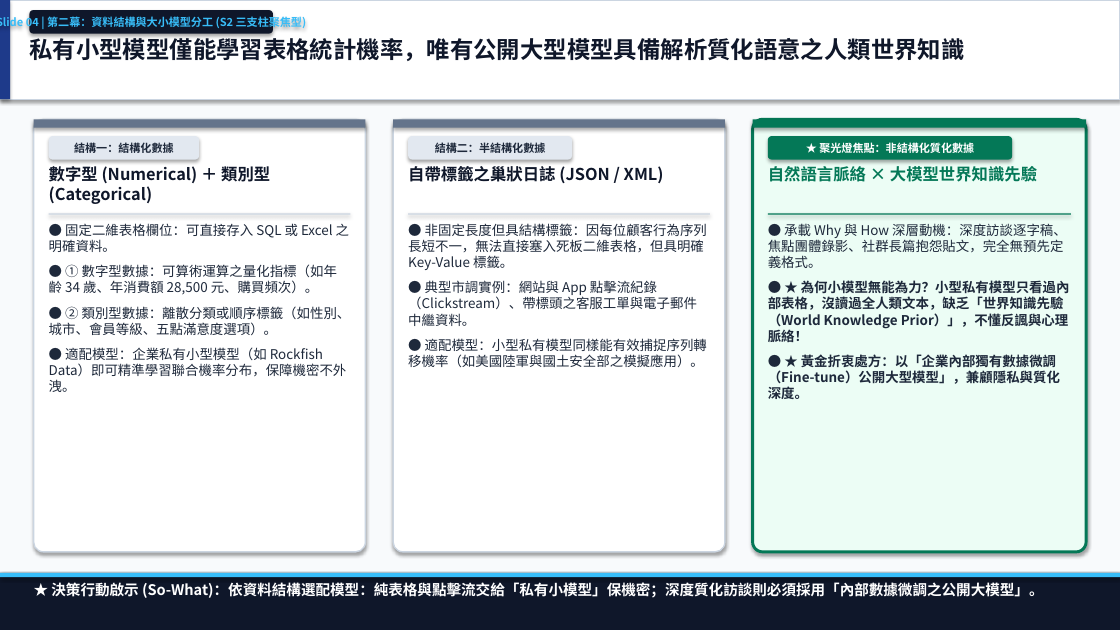
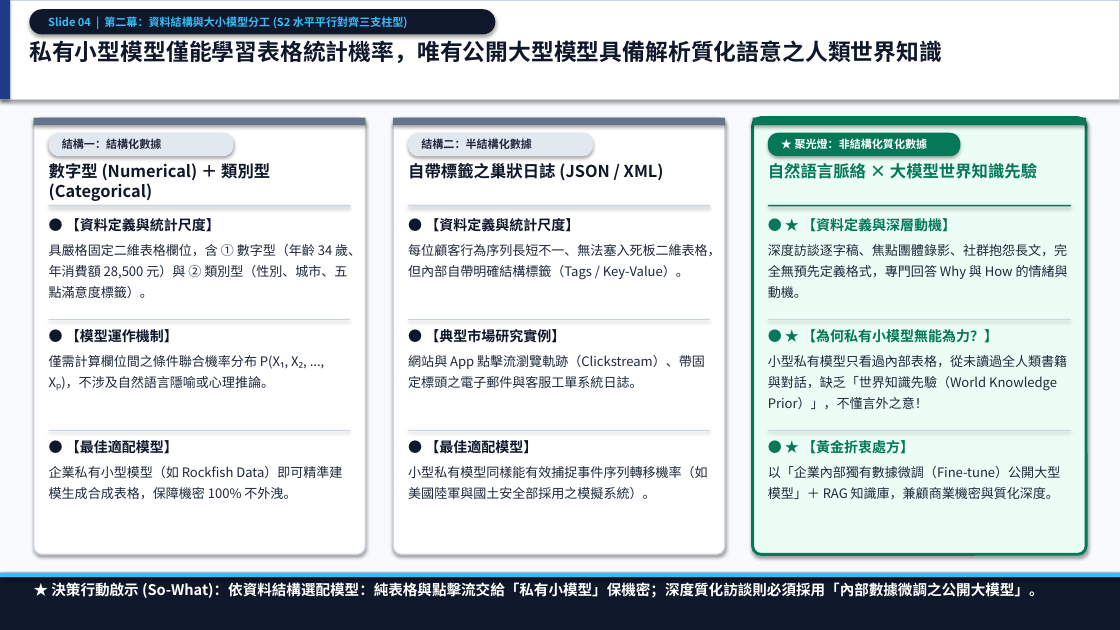
Before and after one commit to markyang20040112-source/deep-reading-and-visual-synthesis, a slide deck: slide 4 of reading_sessions/20261031_生成式AI顛覆市場研究/02_outputs/生成式AI顛覆市場研究_深度思辨與三篇合體簡報.pptx. Drawn at 1120x630 pixels with LibreOffice and Linux fonts; fonts in the diff are those of the drawing. Boxes give left, top, right and bottom in pixels: in the first picture for what was removed or moved away, otherwise in the second. Text is boxed around its words. In the diff, an @@ line names an element or a change of style, - is before the commit and + after.

Commit message:
fix(outputs): regenerate 4 calibrated mindmaps, continuous native-diagram PDF report, and parallel-aligned PPTX with closing page

```diff
--- a/reading_sessions/20261031_生成式AI顛覆市場研究/02_outputs/生成式AI顛覆市場研究_深度思辨與三篇合體簡報.pptx
+++ b/reading_sessions/20261031_生成式AI顛覆市場研究/02_outputs/生成式AI顛覆市場研究_深度思辨與三篇合體簡報.pptx
@@ proportions changed in 4 elements at (768,133,960,156), (34,118,365,555), (393,118,725,555), (29,9,496,34) @@
@@ rounded rectangle "Slide 04 | 第二幕：資料結構與大小模型分工 (S2 ...": place and size @@
-rounded rectangle "Slide 04 | 第二幕：資料結構與大小模型分工 (S2 ..." at (29,10,273,34)
+rounded rectangle "Slide 04 | 第二幕：資料結構與大小模型分工 (S2 ..." at (29,9,496,34)
@@ text in rounded rectangle at (48,16,408,28): text changed @@
-Slide 04 | 第二幕：資料結構與大小模型分工 (S2 三支柱聚焦型)
+Slide 04 | 第二幕：資料結構與大小模型分工 (S2 水平平行對齊三支柱型)
@@ text "私有小型模型僅能學習表格統計機率，唯有公開大型模型具備解析質化語意之人類世界知識" at (29,40,942,63): size 20 to 19.5 pt @@
@@ rounded rectangle at (753,118,1086,555): outline #047857 2.5 pt to #047857 2.4 pt; proportions changed @@
@@ rounded rectangle "結構一：結構化數據" at (49,133,234,156): alignment centre to left; proportions changed @@
@@ rounded rectangle "結構一：結構化數據": place and size @@
-rounded rectangle "結構一：結構化數據" at (49,136,199,160)
+rounded rectangle "結構一：結構化數據" at (49,133,234,156)
@@ rounded rectangle "結構二：半結構化數據": place and size @@
-rounded rectangle "結構二：半結構化數據" at (408,136,572,160)
+rounded rectangle "結構二：半結構化數據" at (408,133,593,156)
@@ rounded rectangle "結構二：半結構化數據" at (408,133,593,156): alignment centre to left; proportions changed @@
@@ rounded rectangle "★ 聚光燈：非結構化質化數據": place and size @@
-rounded rectangle "★ 聚光燈：非結構化質化數據" at (768,136,1012,160)
+rounded rectangle "★ 聚光燈：非結構化質化數據" at (768,133,960,156)
@@ text in rounded rectangle at (795,138,928,149): text changed @@
-★ 聚光燈焦點：非結構化質化數據
+★ 聚光燈：非結構化質化數據
@@ 3 rectangles: place and size @@
-3 rectangles at (49,213,1071,214)
+3 rectangles at (49,205,1071,207)
@@ text removed at (49,223,351,392) @@
-● 固定二維表格欄位：可直接存入 SQL 或 Excel 之明確資料。
-● ① 數字型數據：可算術運算之量化指標（如年齡 34 歲、年消費額 28,500 元、購買頻次）。
-● ② 類別型數據：離散分類或順序標籤（如性別、城市、會員等級、五點滿意度選項）。
-● 適配模型：企業私有小型模型（如 Rockfish Data）即可精準學習聯合機率分布，保障機密不外洩。
@@ text added at (49,218,361,298), 11.2 pt, text #1E293B @@
+● 【資料定義與統計尺度】
+具嚴格固定二維表格欄位，含 ① 數字型（年齡 34 歲、年消費額 28,500 元）與 ② 類別型（性別、城市、五點滿意度標籤）。
@@ text added at (408,218,721,280), 11.2 pt, text #1E293B @@
+● 【資料定義與統計尺度】
+每位顧客行為序列長短不一、無法塞入死板二維表格，但內部自帶明確結構標籤（Tags / Key-Value）。
@@ text added at (768,218,1068,298), 11.2 pt, text #1E293B @@
+● ★ 【資料定義與深層動機】
+深度訪談逐字稿、焦點團體錄影、社群抱怨長文，完全無預先定義格式，專門回答 Why 與 How 的情緒與動機。
@@ rectangle added at (49,319,350,320), fill #CBD5E1 @@
@@ text added at (49,329,280,388), 11.2 pt, text #1E293B @@
+● 【模型運作機制】
+僅需計算欄位間之條件聯合機率分布 P(X₁, X₂, ..., Xₚ)，不涉及自然語言隱喻或心理推論。
@@ rectangle added at (408,319,710,320), fill #CBD5E1 @@
@@ text added at (408,329,705,388), 11.2 pt, text #1E293B @@
+● 【典型市場研究實例】
+網站與 App 點擊流瀏覽軌跡（Clickstream）、帶固定標頭之電子郵件與客服工單系統日誌。
@@ text at (768,329,1067,409): text changed; size 11.5 to 11.2 pt; bold off @@
-● 承載 Why 與 How 深層動機：深度訪談逐字稿、焦點團體錄影、社群長篇抱怨貼文，完全無預先定義格式。
-● ★ 為何小模型無能為力？小型私有模型只看過內部表格，沒讀過全人類文本，缺乏「世界知識先驗（World Knowledge Prior）」，不懂反諷與心理脈絡！
-● ★ 黃金折衷處方：以「企業內部獨有數據微調（Fine-tune）公開大型模型」，兼顧隱私與質化深度。
+● ★ 【為何私有小模型無能為力？】
+小型私有模型只看過內部表格，從未讀過全人類書籍與對話，缺乏「世界知識先驗（World Knowledge Prior）」，不懂言外之意！
@@ rectangle added at (768,319,1071,320), fill #CBD5E1 @@
@@ rectangle added at (49,430,350,431), fill #CBD5E1 @@
@@ text added at (49,440,342,499), 11.2 pt, text #1E293B @@
+● 【最佳適配模型】
+企業私有小型模型（如 Rockfish Data）即可精準建模生成合成表格，保障機密 100% 不外洩。
@@ text at (408,440,707,499): text changed; size 11.5 to 11.2 pt @@
-● 非固定長度但具結構標籤：因每位顧客行為序列長短不一，無法直接塞入死板二維表格，但具明確 Key-Value 標籤。
-● 典型市調實例：網站與 App 點擊流紀錄（Clickstream）、帶標頭之客服工單與電子郵件中繼資料。
-● 適配模型：小型私有模型同樣能有效捕捉序列轉移機率（如美國陸軍與國土安全部之模擬應用）。
+● 【最佳適配模型】
+小型私有模型同樣能有效捕捉事件序列轉移機率（如美國陸軍與國土安全部採用之模擬系統）。
@@ rectangle added at (408,430,710,431), fill #CBD5E1 @@
@@ rectangle added at (768,430,1071,431), fill #CBD5E1 @@
@@ text added at (768,440,1061,499), 11.2 pt, text #1E293B @@
+● ★ 【黃金折衷處方】
+以「企業內部獨有數據微調（Fine-tune）公開大型模型」＋ RAG 知識庫，兼顧商業機密與質化深度。
```
Also in this commit, not shown: 7 other slides changed, 2 slides added, 2 slides removed, 12 other files.
